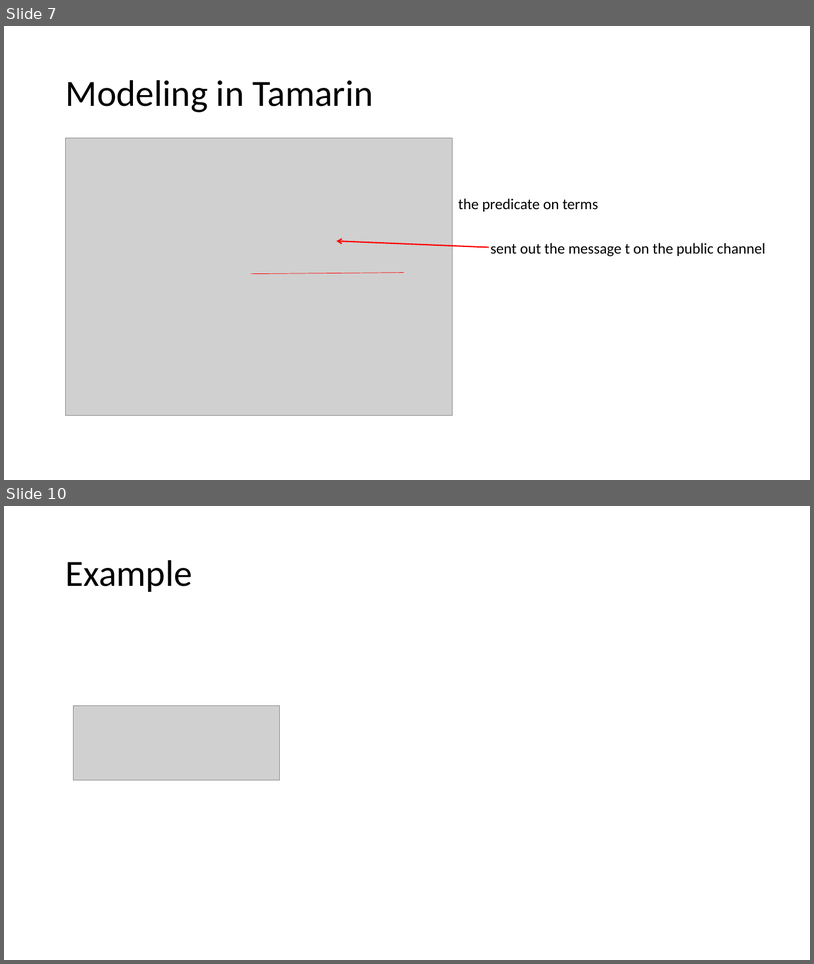
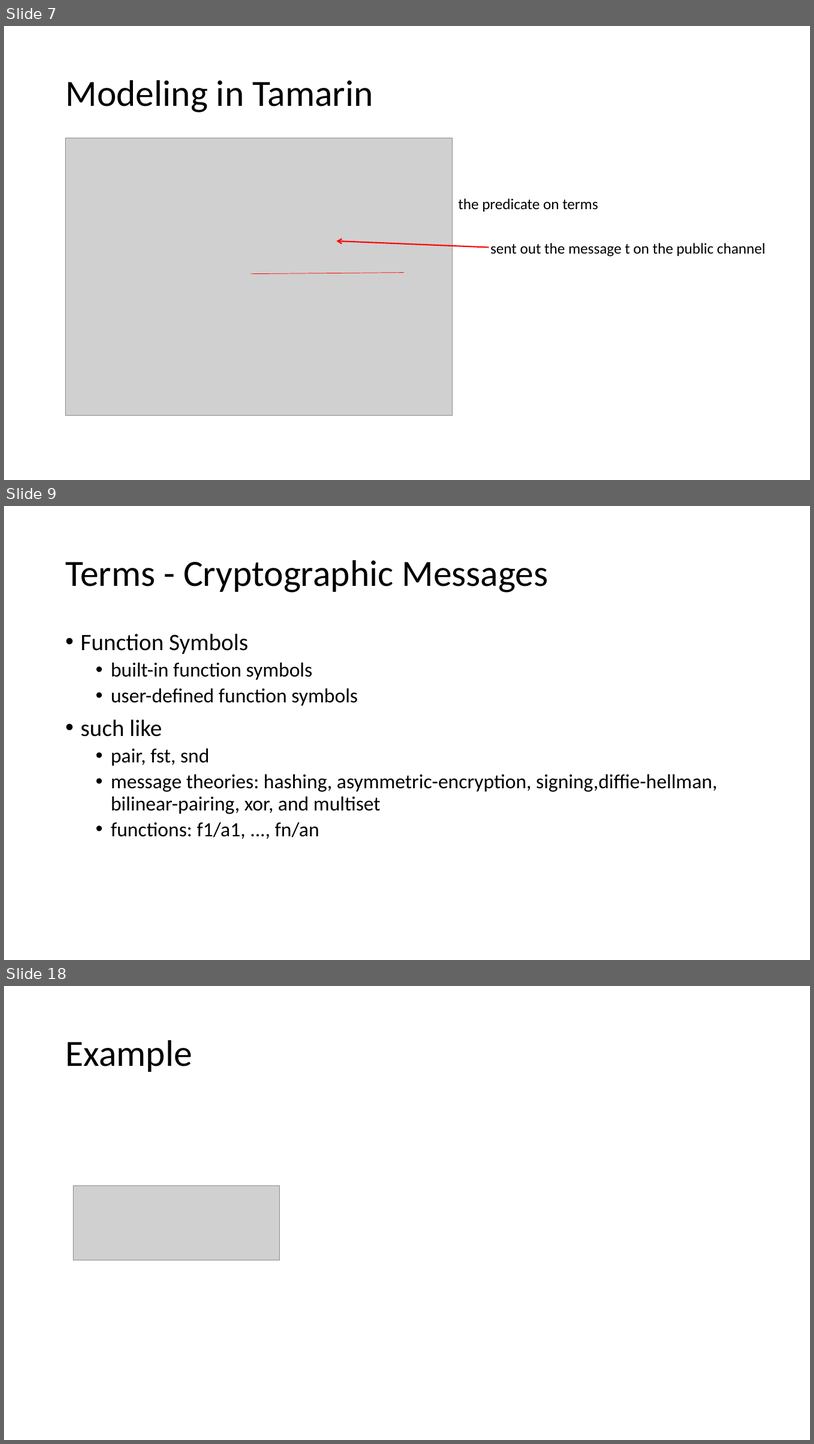
Before and after one commit to bacmive/paper_notes, a slide deck: notes1-verification tools.pptx. Shown one above the other, each under a label of ours: slides 7 and 10 before the commit, slides 7, 9 and 18 after it; the slides between them are not shown. The pictures are 814x964 and 814x1444 pixels, drawn with LibreOffice and Linux fonts; fonts in the diff are those of the drawing; grey boxes stand for pictures. Boxes give left, top, right and bottom in pixels: in the first picture for what was removed or moved away, otherwise in the second. Text is boxed around its words. In the diff, an @@ line names an element or a change of style, - is before the commit and + after.

```diff
--- a/notes1-verification tools.pptx
+++ b/notes1-verification tools.pptx
@@ slide 9 added at (4, 506, 810, 960), background #FFFFFF @@
@@ title added at (65, 560, 548, 592), 44 pt, text #000000 @@
+Terms - Cryptographic Messages
@@ text added at (81, 633, 717, 838), 24 pt, text #000000 @@
+• Function Symbols
+  • built-in function symbols
+  • user-defined function symbols
+• such like
+  • pair, fst, snd
+  • message theories: hashing, asymmetric-encryption, signing,diffie-hellman, bilinear-pairing, xor, and multiset
+  • functions: f1/a1, ..., fn/an
@@ what was slide 10 is now slide 18 @@
```
Also in this commit, not shown: 9 slides changed, 8 other slides added, 1 other file.
